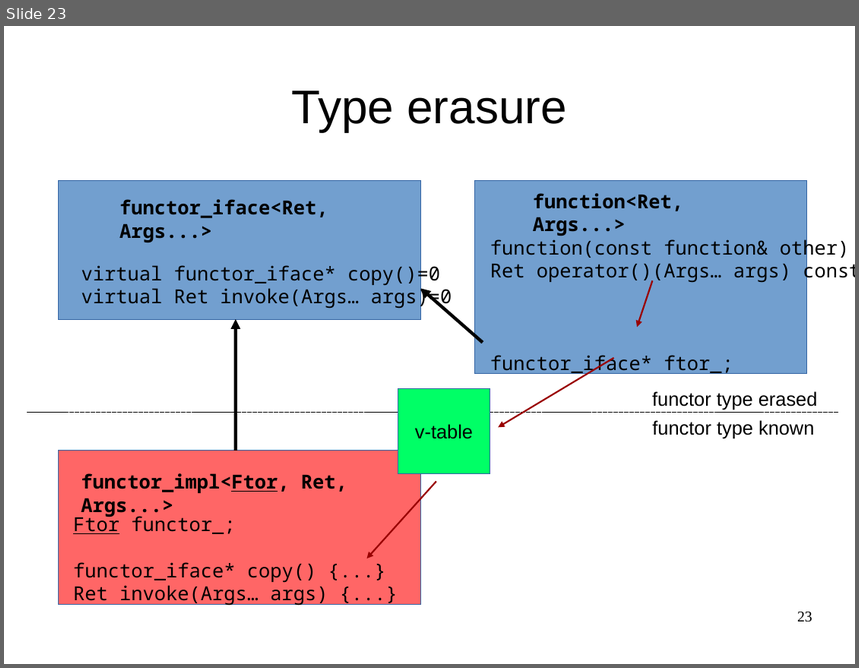
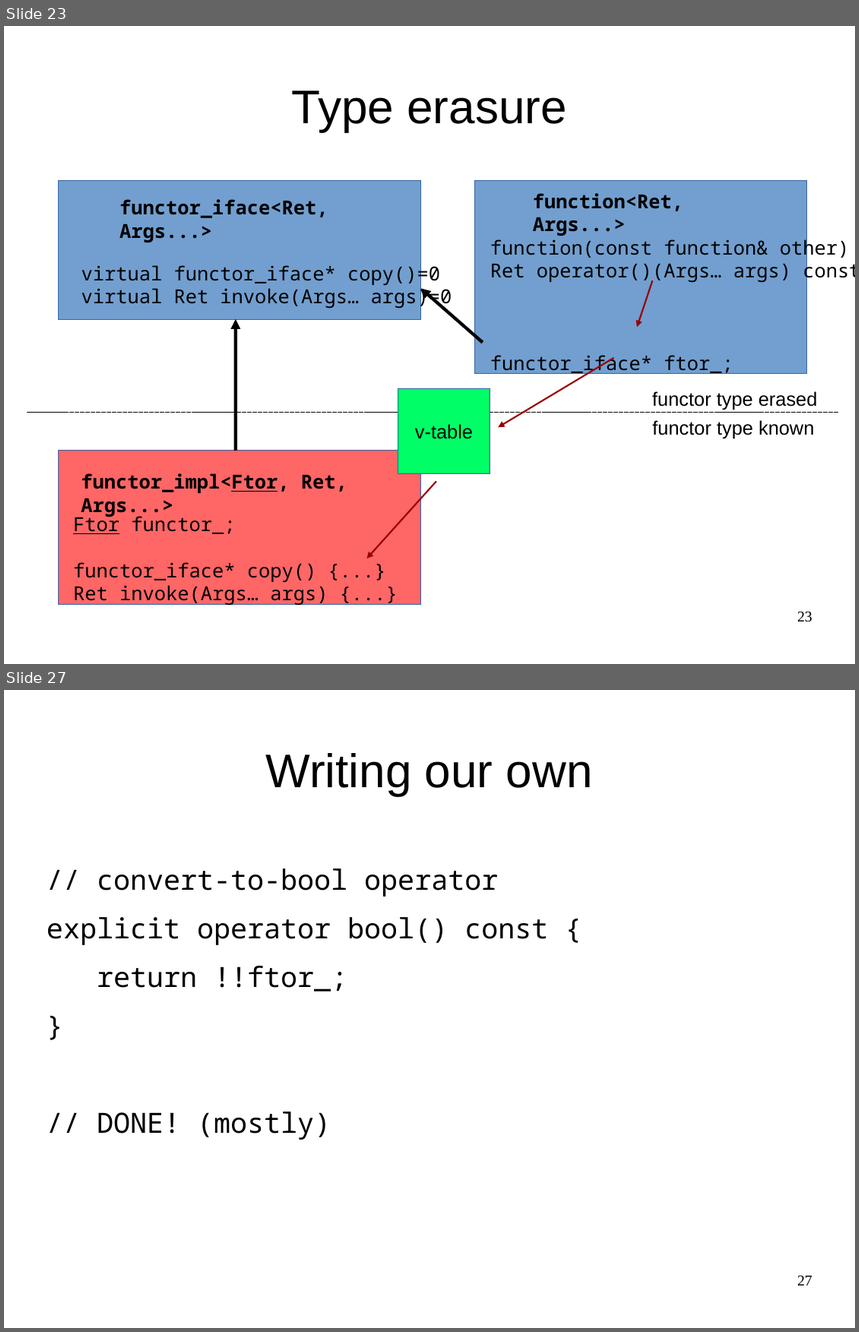
Before and after one commit to maciekgajewski/demystifying_std_function, a slide deck: demystifying-std-function.odp. Shown one above the other, each under a label of ours: slide 23 before the commit, slides 23 and 27 after it; the slides between them are not shown. The pictures are 859x668 and 859x1332 pixels, drawn with LibreOffice and Linux fonts; fonts in the diff are those of the drawing. Boxes give left, top, right and bottom in pixels: in the first picture for what was removed or moved away, otherwise in the second. Text is boxed around its words. In the diff, an @@ line names an element or a change of style, - is before the commit and + after.

```diff
--- a/demystifying-std-function.odp
+++ b/demystifying-std-function.odp
@@ slide 27 added at (4,690,855,1328), background #FFFFFF @@
@@ title added at (266,753,593,796), 44 pt, text #000000 @@
+Writing our own
@@ text added at (47,869,548,1140), 26 pt, text #000000 @@
+// convert-to-bool operator
+explicit operator bool() const {
+return !!ftor_;
+}
+// DONE! (mostly)
@@ page number added at (797,1276,813,1286), 14 pt, text #000000 @@
+27
```
Also in this commit, not shown: 1 slide changed, 8 other slides added.
